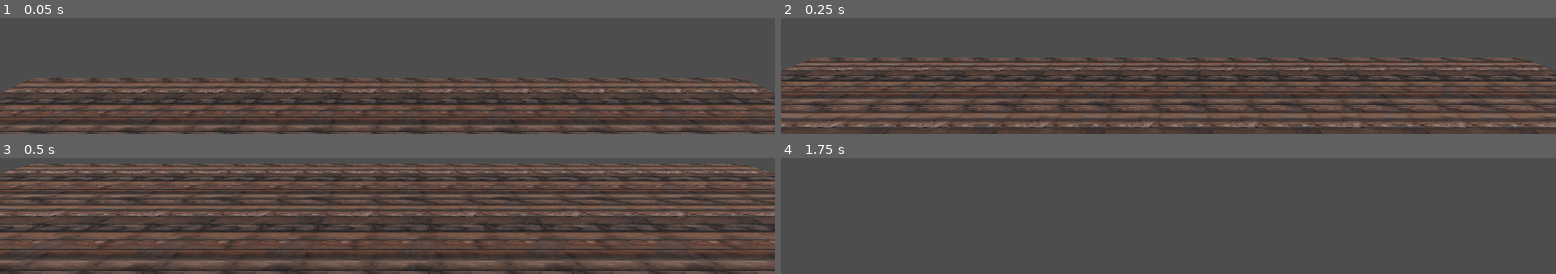
Above: before the commit, frames 1-4 (two rows, left to right).
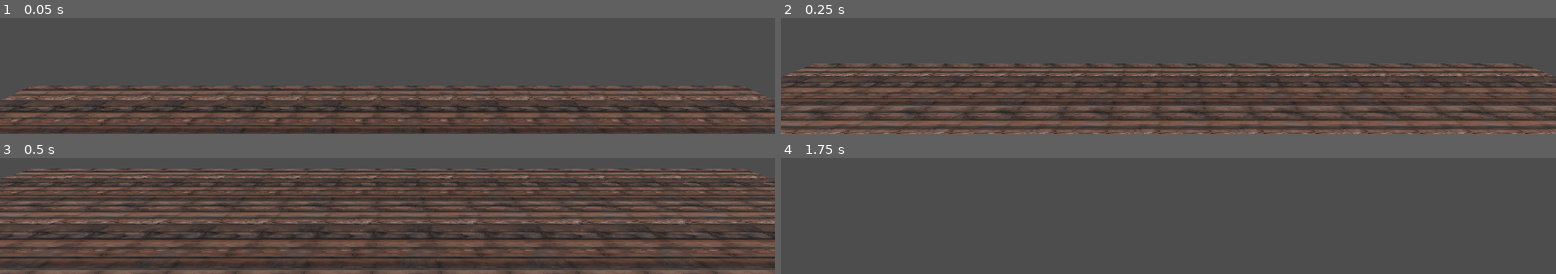
Above: after the commit, the same moments.

Repository: DrOtter3000/janitory-activity-2
Game: Godot game, scene res://home.tscn
Two runs of this game, one before a commit and one after it. Both use one fixed random seed, a clock stepped at 60 frames per second and the inputs below.
Inputs (mouse positions are in pixels of both pictures, inside the frame that each line leads up to):
- Up to frame 1 (0.05 s): no input
- Up to frame 2 (0.25 s): no input
- Up to frame 3 (0.5 s): no input
- Up to frame 4 (1.75 s): move the mouse to (outside the picture) at 0.52 s; hold W (forward) from 0.53 s (still down); tap Space (jump) at 0.77, 1.52 s; tap Enter at 1.25 s; move the mouse to (outside the picture) at 1.27 s

The runs differ from the first frame. In frame 1, 26% of the frame differs, in the area x 0-100%, y 51-100%; in frame 2, 31%; in frame 3, 46%, in the area x 0-100%, y 5-100%; in frame 4, nothing differs.

Commit message:
change cambob_height and players size

Diff:
--- a/player.gd
+++ b/player.gd
@@ -10,7 +10,7 @@
 var direction = Vector3.ZERO
 var _delta = 0.0
 var cb_speed = 7
-var cb_height = 0.5
+var cb_height = 0.1
 @onready var camera = $Camera3D
 @onready var cameraPos :Vector3 = camera.position
 
--- a/player.tscn
+++ b/player.tscn
@@ -4,7 +4,7 @@
 
 [sub_resource type="CapsuleShape3D" id="CapsuleShape3D_533aj"]
 radius = 0.3
-height = 1.75
+height = 1.83
 
 [node name="Player" type="CharacterBody3D"]
 script = ExtResource("1_3ckh1")
@@ -13,7 +13,7 @@
 shape = SubResource("CapsuleShape3D_533aj")
 
 [node name="Camera3D" type="Camera3D" parent="."]
-transform = Transform3D(1, 0, 0, 0, 1, 0, 0, 0, 1, 0, 0.546167, 0)
+transform = Transform3D(1, 0, 0, 0, 1, 0, 0, 0, 1, 0, 0.646363, 0)
 
 [node name="GroundDetectionRayCast" type="RayCast3D" parent="."]
 transform = Transform3D(1, 0, 0, 0, 1, 0, 0, 0, 1, 0, -0.203024, 0)
